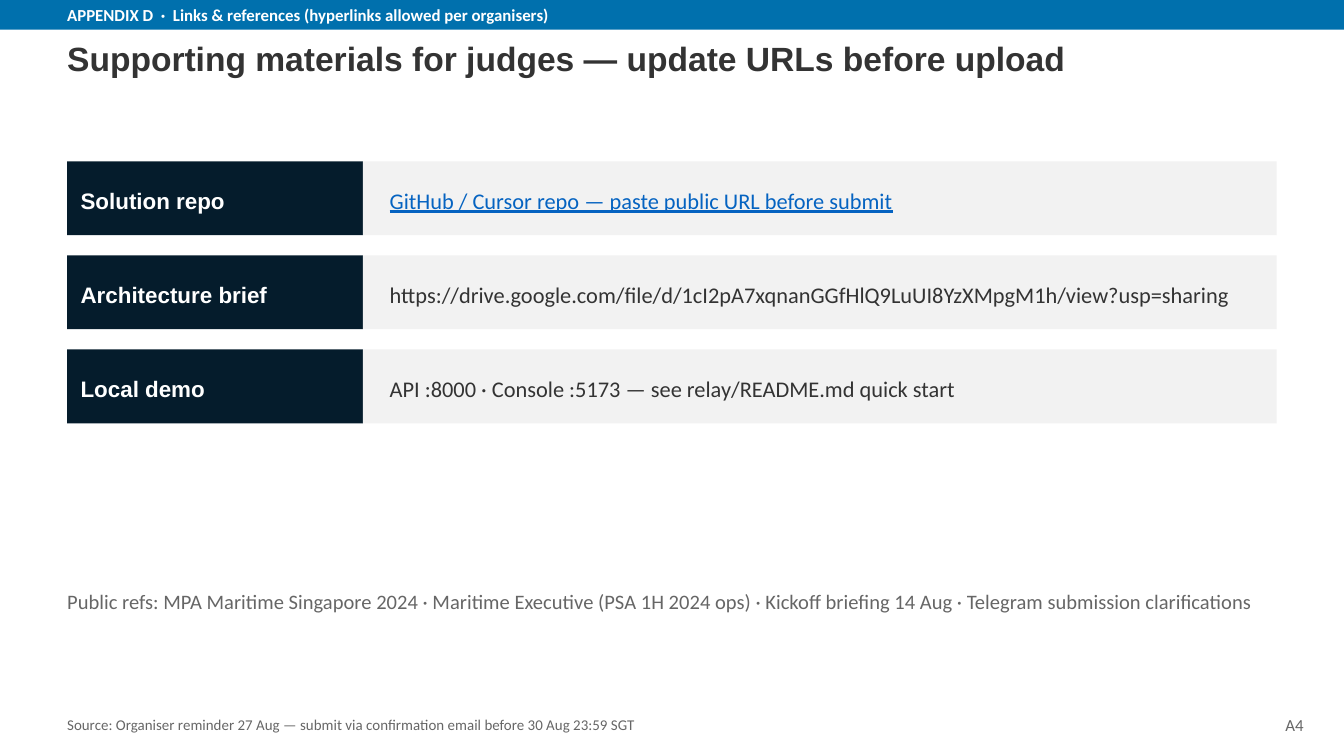
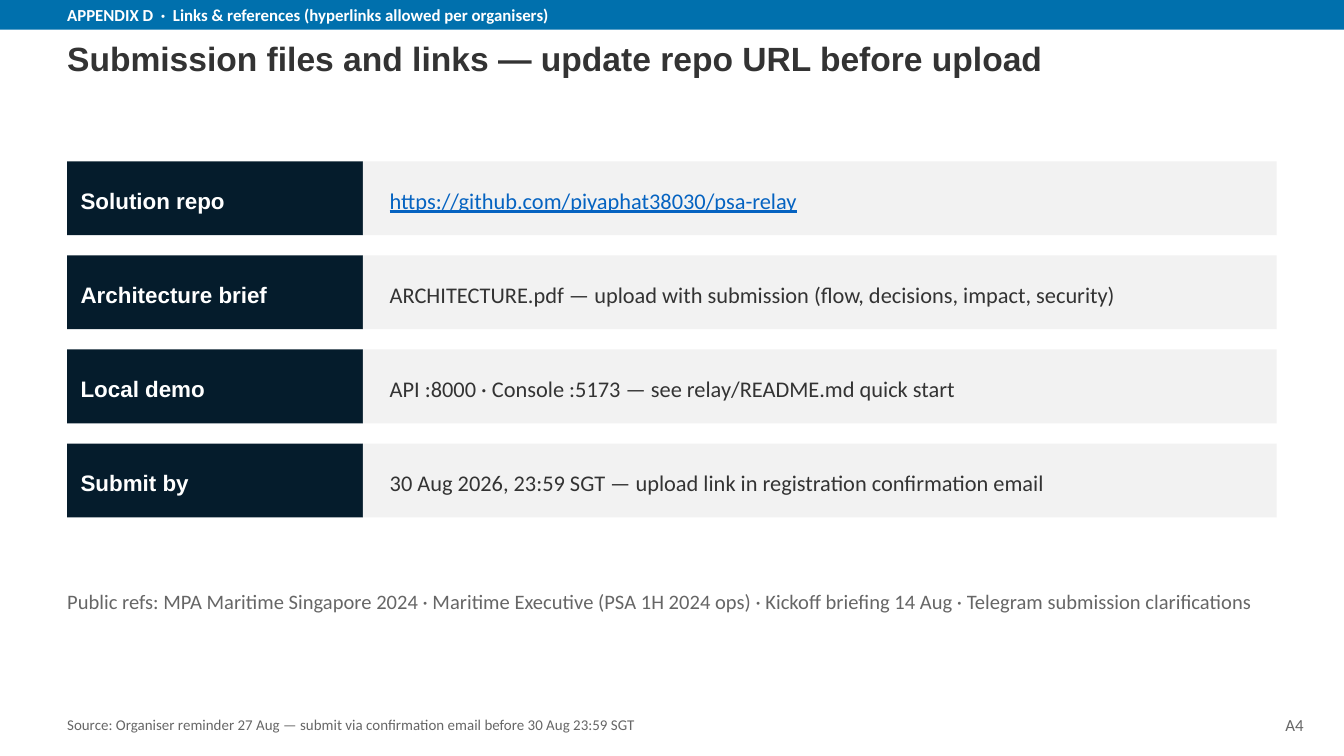
Before and after one commit to piyaphat38030/psa-relay, a slide deck: slide 14 of deliverables/RELAY_Presentation.pptx. Drawn at 1344x756 pixels with LibreOffice and Linux fonts; fonts in the diff are those of the drawing. Boxes give left, top, right and bottom in pixels: in the first picture for what was removed or moved away, otherwise in the second. Text is boxed around its words. In the diff, an @@ line names an element or a change of style, - is before the commit and + after.

Commit message:
Add GitHub repo link to slides and clean up gitignore artifacts.
Regenerate presentation with public repo URL in Appendix D.

```diff
--- a/deliverables/RELAY_Presentation.pptx
+++ b/deliverables/RELAY_Presentation.pptx
@@ text at (67, 46, 1042, 77): text changed @@
-Supporting materials for judges — update URLs before upload
+Submission files and links — update repo URL before upload
@@ text at (390, 193, 797, 213): text changed @@
-GitHub / Cursor repo — paste public URL before submit
+https://github.com/piyaphat38030/psa-relay
@@ text at (390, 287, 1114, 307): text changed @@
-https://drive.google.com/file/d/1cI2pA7xqnanGGfHlQ9LuUI8YzXMpgM1h/view?usp=sharing
+ARCHITECTURE.pdf — upload with submission (flow, decisions, impact, security)
@@ rectangle added at (67, 444, 363, 517), fill #051C2C @@
@@ rectangle added at (363, 444, 1277, 517), fill #F2F2F2 @@
@@ text added at (81, 474, 189, 496), 12 pt, text #FFFFFF, bold @@
+Submit by
@@ text added at (390, 475, 1043, 495), 12 pt, text #333333 @@
+30 Aug 2026, 23:59 SGT — upload link in registration confirmation email
```
Also in this commit, not shown: 13 other slides changed, 2 other files.
